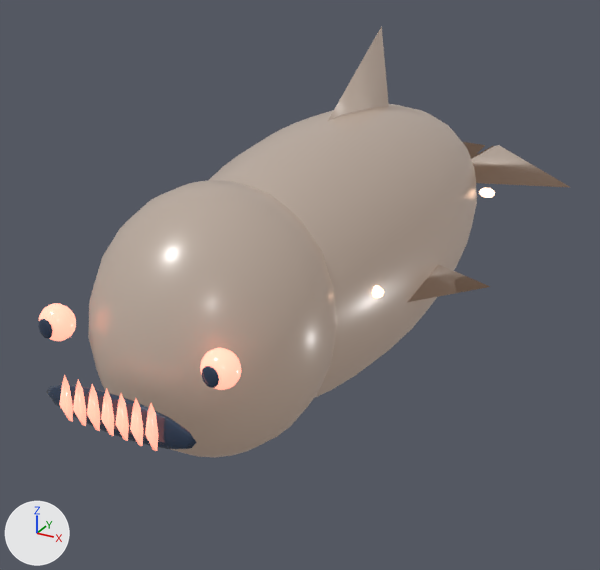
The Blender file assets/models/ocean/fish/ruin-howler.blend, before and after one commit.
One viewpoint serves both versions: a camera (50 mm lens) standing at (2.09, -4.26, 1.78) and looking at (-0.29, 0.07, -0.38). Arrows for +X, +Y and +Z are at lower left; the lights stay in place. The first picture is the older version.

Objects in the first picture: 'body', 'dorsal-fin-blade', 'head', 'mouth', 'swim-fin-1-blade', 'tail-lobe-1', 'weak-point-eye--1', 'weak-point-eye-1' and 12 more.
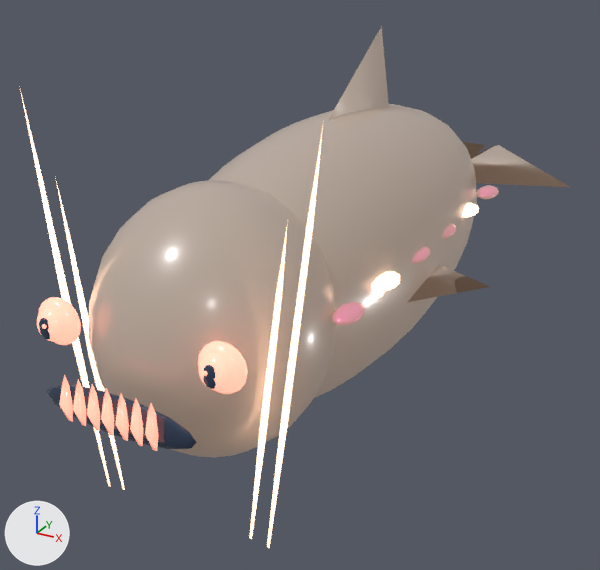
Where the newer file only moved an object's origin or applied its transform, the numbers keep the older frame.

Where the change shows, as pixel boxes [x1, y1, x2, y2] in the pictures (600 x 570 px):
'sensory-whisker-1-1', added: after [267, 120, 324, 548]
'sensory-whisker-1-0', added: after [249, 220, 288, 539]
'sensory-whisker--1-1', added: after [20, 90, 111, 487]
'weak-point-eye-1', moved: before [200, 348, 242, 390]; after [198, 353, 234, 391]
'sensory-whisker--1-0', added: after [56, 181, 125, 490]
'weak-point-eye--1', moved: before [39, 303, 76, 341]; after [37, 307, 67, 342]
'eye-glow-1', added: after [198, 341, 248, 394]
'eye-glow--1', added: after [38, 297, 81, 345]
'scale-1-0', added: after [332, 302, 365, 325]
'scale-1-1', added (beige): after [371, 271, 400, 291]
'scale-1-5', added: after [477, 185, 499, 199]
'scale-1-2', added: after [412, 246, 430, 263]
'scale-1-4', added: after [462, 203, 479, 218]
'scale-1-3', added: after [443, 224, 456, 239]

The change, as a list of edits to the scene's bpy script:
```text
Change ob_weak_point_eye__1:
    ob_weak_point_eye__1.location: (-0.43, -1.89, 0.16) -> (-0.43, -1.902, 0.16)
Change ob_weak_point_eye_1:
    ob_weak_point_eye_1.location: (0.43, -1.89, 0.16) -> (0.43, -1.902, 0.16)
Add ob_sensory_whisker_1_1:
    ob_sensory_whisker_1_1 = bpy.data.objects.new('sensory-whisker-1-1', me_cone_319)  # a 7-sided cone pointing to +z spanning x -0.97..0.97, y -0.9..1.0, z -1.0..1.0; in mat_ruin_howler_biolight (beige #edc0a2, glowing beige #edc0a2)
    ob_sensory_whisker_1_1.parent = ob_ruin_howler
    ob_sensory_whisker_1_1.location = (0.603, -1.656, 0.06)
    ob_sensory_whisker_1_1.rotation_euler = (1.571, 0.13, 0.0)  # degrees (90, 7.4, 0)
    ob_sensory_whisker_1_1.scale = (0.018, 1.08, 0.018)
Add ob_sensory_whisker_1_0:
    ob_sensory_whisker_1_0 = bpy.data.objects.new('sensory-whisker-1-0', me_cone_318)  # a 7-sided cone pointing to +z spanning x -0.97..0.97, y -0.9..1.0, z -1.0..1.0; in mat_ruin_howler_biolight (beige #edc0a2, glowing beige #edc0a2)
    ob_sensory_whisker_1_0.parent = ob_ruin_howler
    ob_sensory_whisker_1_0.location = (0.482, -1.656, -0.12)
    ob_sensory_whisker_1_0.rotation_euler = (1.571, 0.13, 0.0)  # degrees (90, 7.4, 0)
    ob_sensory_whisker_1_0.scale = (0.018, 0.864, 0.018)
Add ob_sensory_whisker__1_1:
    ob_sensory_whisker__1_1 = bpy.data.objects.new('sensory-whisker--1-1', me_cone_317)  # a 7-sided cone pointing to +z spanning x -0.97..0.97, y -0.9..1.0, z -1.0..1.0; in mat_ruin_howler_biolight (beige #edc0a2, glowing beige #edc0a2)
    ob_sensory_whisker__1_1.parent = ob_ruin_howler
    ob_sensory_whisker__1_1.location = (-0.603, -1.656, 0.06)
    ob_sensory_whisker__1_1.rotation_euler = (1.571, -0.13, 0.0)  # degrees (90, -7.4, 0)
    ob_sensory_whisker__1_1.scale = (0.018, 1.08, 0.018)
Add ob_sensory_whisker__1_0:
    ob_sensory_whisker__1_0 = bpy.data.objects.new('sensory-whisker--1-0', me_cone_316)  # a 7-sided cone pointing to +z spanning x -0.97..0.97, y -0.9..1.0, z -1.0..1.0; in mat_ruin_howler_biolight (beige #edc0a2, glowing beige #edc0a2)
    ob_sensory_whisker__1_0.parent = ob_ruin_howler
    ob_sensory_whisker__1_0.location = (-0.482, -1.656, -0.12)
    ob_sensory_whisker__1_0.rotation_euler = (1.571, -0.13, 0.0)  # degrees (90, -7.4, 0)
    ob_sensory_whisker__1_0.scale = (0.018, 0.864, 0.018)
Add ob_scale_1_5:
    ob_scale_1_5 = bpy.data.objects.new('scale-1-5', me_sphere_497)  # a UV sphere (10 segments, 5 rings, poles along z) spanning x -0.9..0.9, y -0.95..0.95, z -1.0..1.0; in mat_ruin_howler_accent (pink #ae3b84, glowing beige #edc0a2)
    ob_scale_1_5.parent = ob_ruin_howler
    ob_scale_1_5.location = (0.616, 1.008, 0.12)
    ob_scale_1_5.scale = (0.07, 0.12, 0.035)
Add ob_scale_1_4:
    ob_scale_1_4 = bpy.data.objects.new('scale-1-4', me_sphere_495)  # a UV sphere (10 segments, 5 rings, poles along z) spanning x -0.9..0.9, y -0.95..0.95, z -1.0..1.0; in mat_ruin_howler_biolight (beige #edc0a2, glowing beige #edc0a2)
    ob_scale_1_4.parent = ob_ruin_howler
    ob_scale_1_4.location = (0.616, 0.583, 0.12)
    ob_scale_1_4.scale = (0.07, 0.12, 0.035)
Add ob_scale_1_3:
    ob_scale_1_3 = bpy.data.objects.new('scale-1-3', me_sphere_497.copy())
    ob_scale_1_3.parent = ob_ruin_howler
    ob_scale_1_3.location = (0.616, 0.158, 0.12)
    ob_scale_1_3.scale = (0.07, 0.12, 0.035)
Add ob_scale_1_2:
    ob_scale_1_2 = bpy.data.objects.new('scale-1-2', me_sphere_497.copy())
    ob_scale_1_2.parent = ob_ruin_howler
    ob_scale_1_2.location = (0.616, -0.266, 0.12)
    ob_scale_1_2.scale = (0.07, 0.12, 0.035)
Add ob_scale_1_1:
    ob_scale_1_1 = bpy.data.objects.new('scale-1-1', me_sphere_489)  # a UV sphere (10 segments, 5 rings, poles along z) spanning x -0.9..0.9, y -0.95..0.95, z -1.0..1.0; in mat_ruin_howler_biolight (beige #edc0a2, glowing beige #edc0a2)
    ob_scale_1_1.parent = ob_ruin_howler
    ob_scale_1_1.location = (0.616, -0.691, 0.12)
    ob_scale_1_1.scale = (0.07, 0.12, 0.035)
Add ob_scale_1_0:
    ob_scale_1_0 = bpy.data.objects.new('scale-1-0', me_sphere_497.copy())
    ob_scale_1_0.parent = ob_ruin_howler
    ob_scale_1_0.location = (0.616, -1.116, 0.12)
    ob_scale_1_0.scale = (0.07, 0.12, 0.035)
Add ob_eye_glow_1:
    ob_eye_glow_1 = bpy.data.objects.new('eye-glow-1', me_sphere_476)  # a UV sphere (16 segments, 8 rings, poles along z) spanning x -1.0..1.0, y -1.0..1.0, z -1.0..1.0; in mat_ruin_howler_eye (pink #ff9b86, glowing pink #ff9b86)
    ob_eye_glow_1.parent = ob_ruin_howler
    ob_eye_glow_1.location = (0.43, -1.878, 0.16)
    ob_eye_glow_1.scale = (0.112, 0.06, 0.112)
Add ob_eye_glow__1:
    ob_eye_glow__1 = bpy.data.objects.new('eye-glow--1', me_sphere_476.copy())
    ob_eye_glow__1.parent = ob_ruin_howler
    ob_eye_glow__1.location = (-0.43, -1.878, 0.16)
    ob_eye_glow__1.scale = (0.112, 0.06, 0.112)
```
